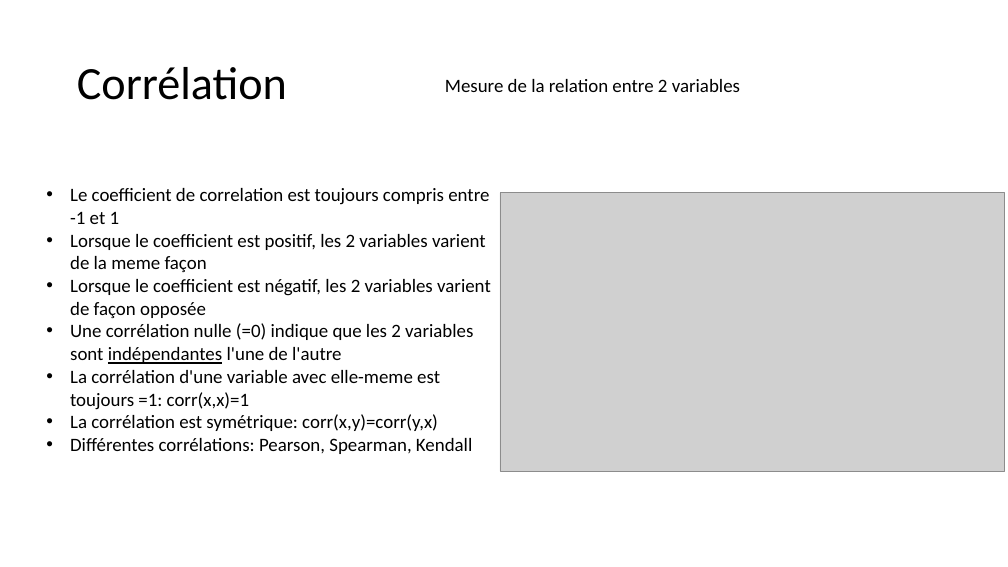
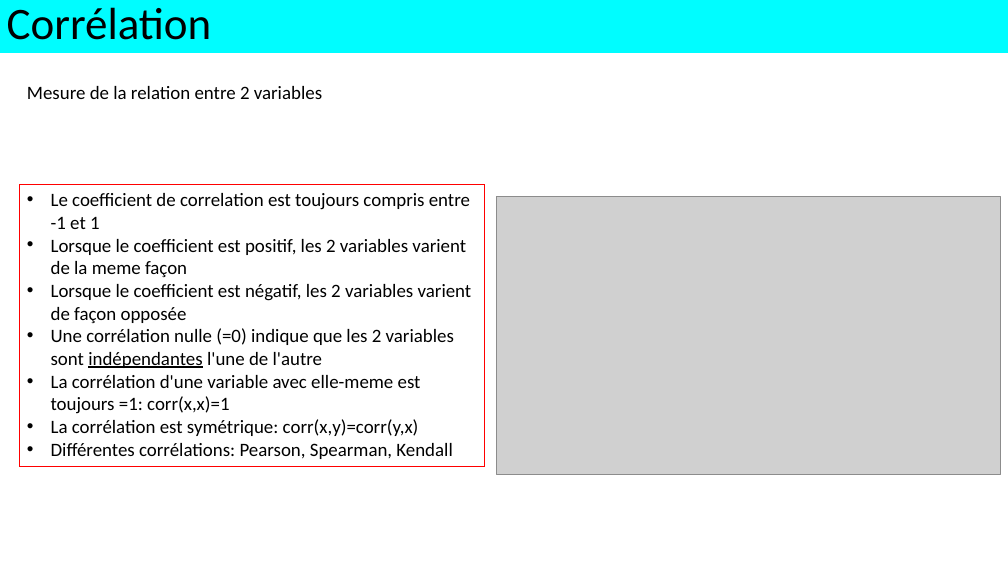
Before and after one commit to alexisperrier/XEmines_DataScience_2020, a slide deck: slide 4 of slides/XEM20_S1D3_regression_lineaire.pptx (slide 3 before the commit). Drawn at 1008x567 pixels with LibreOffice and Linux fonts; fonts in the diff are those of the drawing; grey boxes stand for pictures. Boxes give left, top, right and bottom in pixels: in the first picture for what was removed or moved away, otherwise in the second. Text is boxed around its words. In the diff, an @@ line names an element or a change of style, - is before the commit and + after.

```diff
--- a/slides/XEM20_S1D3_regression_lineaire.pptx
+++ b/slides/XEM20_S1D3_regression_lineaire.pptx
@@ rectangle "Corrélation": place and size @@
-rectangle "Corrélation" at [77, 67, 287, 100]
+rectangle "Corrélation" at [0, 0, 1008, 53]
@@ rectangle "Corrélation" at [0, 0, 1008, 53]: size 44 to 42.9 pt; line spacing 0.9 to 0.8; fill none to #00FDFF @@
@@ text "Mesure de la relation entre ...": place and size @@
-text "Mesure de la relation entre ..." at [445, 79, 740, 92]
+text "Mesure de la relation entre ..." at [27, 86, 322, 99]
@@ rectangle "Le coefficient de correlation est ...": place and size @@
-rectangle "Le coefficient de correlation est ..." at [70, 188, 491, 454]
+rectangle "Le coefficient de correlation est ..." at [20, 184, 485, 467]
@@ rectangle "Le coefficient de correlation est ..." at [20, 184, 485, 467]: outline none to #FF0000 0.75 pt @@
@@ picture: place and size @@
-picture at [500, 193, 1004, 471]
+picture at [497, 197, 1001, 475]
```
Also in this commit, not shown: 10 other slides changed, 1 slide added.
